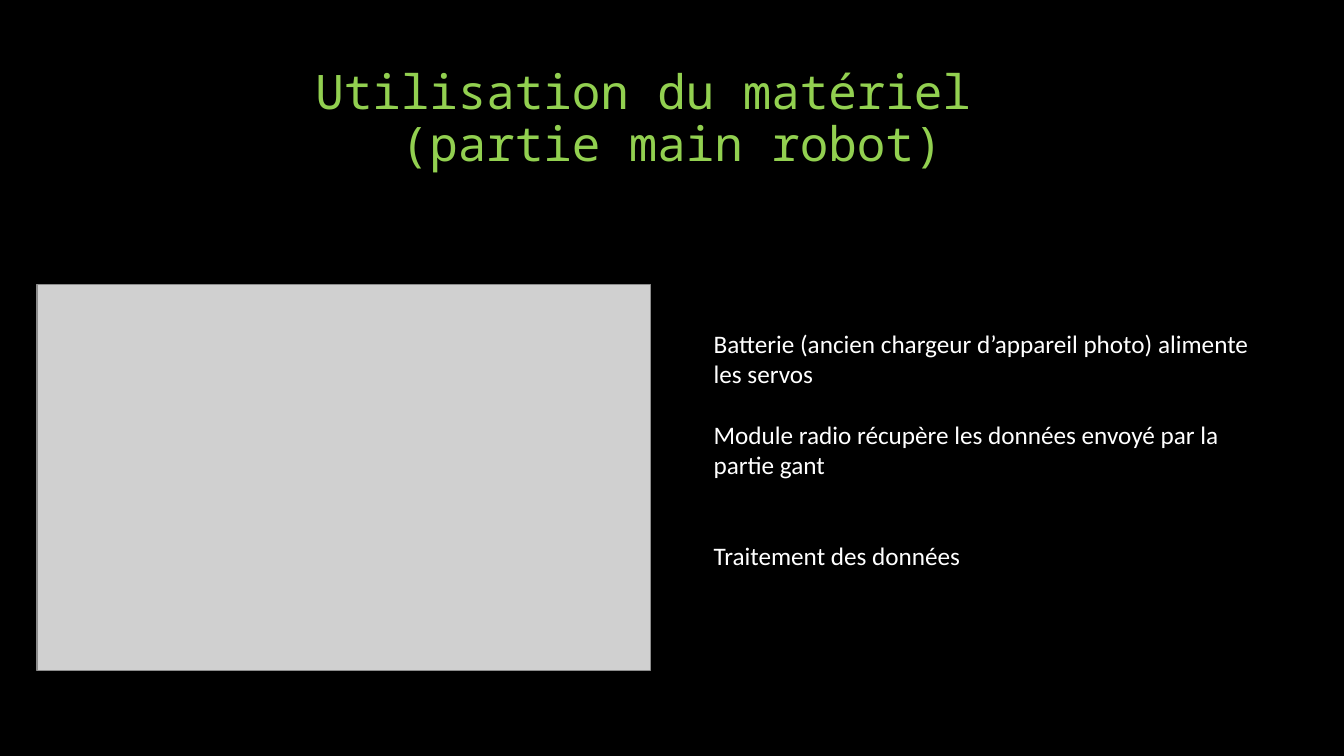
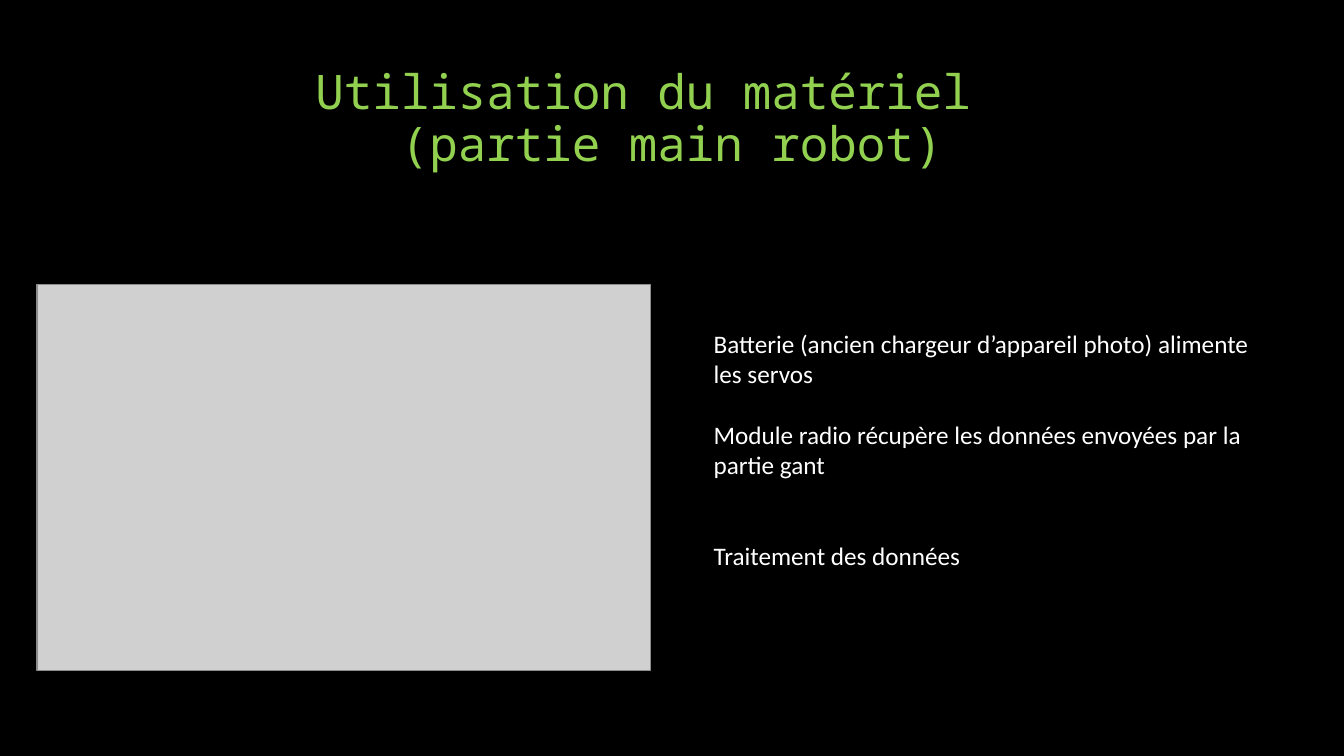
Before and after one commit to Lukygx/Handuino, a slide deck: slide 6 of doc/Handuino présentation finale.pptx. Drawn at 1344x756 pixels with LibreOffice and Linux fonts; fonts in the diff are those of the drawing; grey boxes stand for pictures. Boxes give left, top, right and bottom in pixels: in the first picture for what was removed or moved away, otherwise in the second. Text is boxed around its words. In the diff, an @@ line names an element or a change of style, - is before the commit and + after.

```diff
--- a/doc/Handuino présentation finale.pptx
+++ b/doc/Handuino présentation finale.pptx
@@ text at (714, 426, 1241, 479): text changed @@
-Module radio récupère les données envoyé par la partie gant
+Module radio récupère les données envoyées par la partie gant
```
Also in this commit, not shown: 4 other slides changed.
